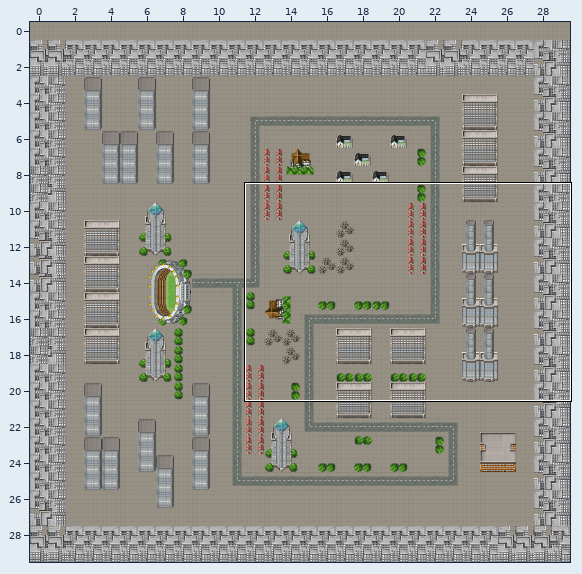
Tiled map: DenverDefenders/android/assets/MazeAssets/UrbanTots2/UrbanTots2.tmx. Above: a wide view before the commit, with the close-up outlined.
Close-up. Before the edit:
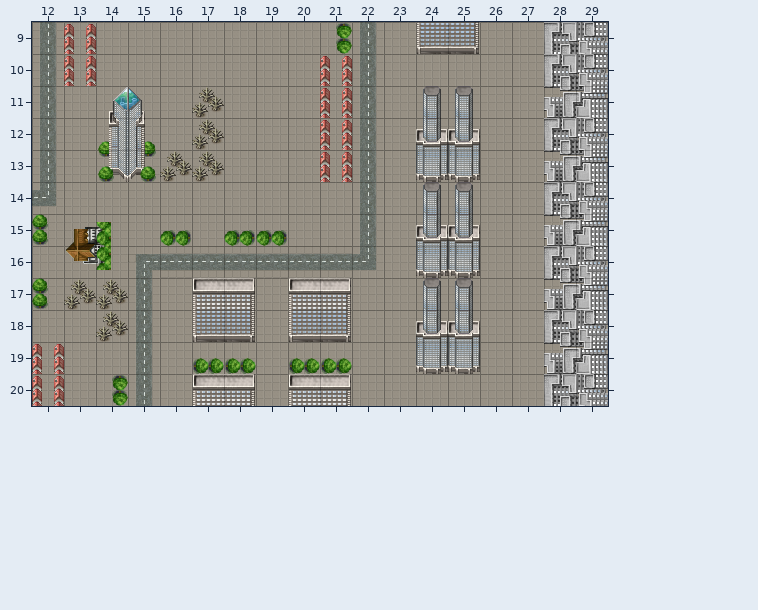
Cells are 32x32 px. Shown: x 12..29, y 9..20. The commit also changed other parts of the map, which this record leaves out.
New version:
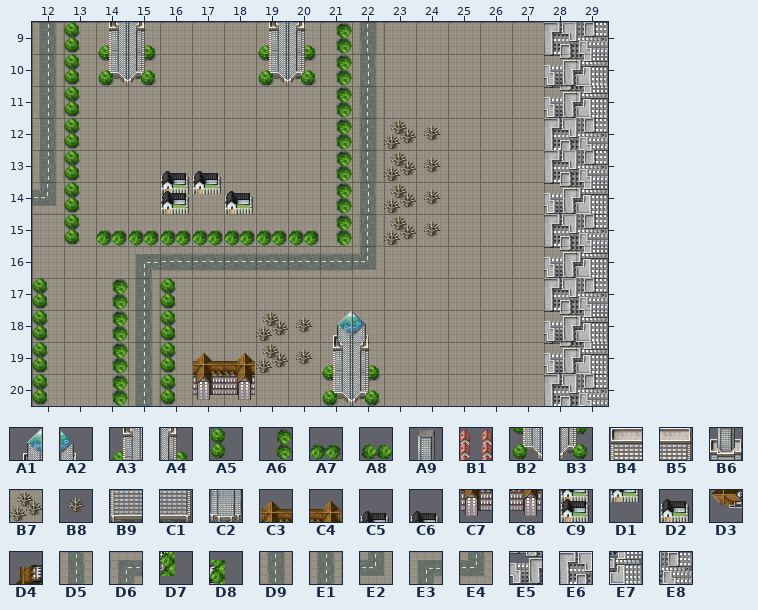
Key: from "CitySet": A1 48, A2 49, A3 64, A4 65, A5 66, A6 66 turned 180, A7 66 turned 270, A8 67 turned 90, A9 70, B1 74, B2 80, B3 81, B4 82, B5 83, B6 86, B7 88, B8 89, B9 98, C1 99, C2 102, C3 115, C4 116, C5 117, C6 118, C7 131, C8 132, C9 133, D1 134, D2 135, D3 184 turned 270, D4 185 turned 270, D5 188, D6 190, D7 200 turned 270, D8 201 turned 270, D9 205 turned 270, E1 205 turned 90, E2 206 turned 270, E3 206 turned 90, E4 207, E5 225 turned 270, E6 226 turned 270, E7 241 turned 270, E8 242 turned 270.
__ is an empty cell.
Tiles of an added or newly shown layer are drawn over the layers below it.
See-through tiles are keyed as they look on the map.
What changed:
Layer "Road":
y 9: x 12..13 D5 B1 -> E1 __; x 22 D5 -> D9; x 24..25 B9 C1 -> __ __
y 10: x 12..13 D5 B1 -> E1 __; x 21 B1 -> __; x 28..29 E6 E8 -> __ __
y 11: x 12 D5 -> E1; x 14..15 A1 A2 -> __ __; x 17 B7 -> __; x 21..22 B1 D5 -> __ D9; x 24..25 A9 A9 -> __ __
y 12: x 14..15 A3 A4 -> __ __; x 17 B7 -> __; x 21..22 B1 D5 -> __ D9; x 24..25 B6 B6 -> __ __
y 13: x 12 D5 -> E1; x 14..17 B2 B3 B7 B7 -> __ __ __ __; x 21..22 B1 D5 -> __ D9; x 24..25 C2 C2 -> __ __; x 28..29 E5 E7 -> __ __
y 14: x 12 E4 -> E2; x 24..25 A9 A9 -> __ __; x 28..29 E6 E8 -> __ __
y 15: x 12..14 A5 D4 D8 -> __ __ __; x 22 D5 -> D9; x 24..25 B6 B6 -> __ __; x 28..29 E5 E7 -> __ __
y 16: x 13..15 D3 D7 D6 -> __ __ E3; x 22 E4 -> E2; x 24..25 C2 C2 -> __ __; x 28..29 E6 E8 -> __ __
y 17: x 13..15 B7 B7 D5 -> __ __ E1; x 17..18 B4 B5 -> __ __; x 20..21 B4 B5 -> __ __; x 24..25 A9 A9 -> __ __; x 28..29 E5 E7 -> __ __
y 18: x 14..15 B7 D5 -> __ E1; x 17..18 B9 C1 -> __ __; x 20..21 B9 C1 -> __ __; x 24..25 B6 B6 -> __ __; x 28..29 E6 E8 -> __ __
y 19: x 12 B1 -> __; x 15 D5 -> E1; x 17..18 A8 A8 -> __ __; x 20..21 A8 A8 -> __ __; x 24..25 C2 C2 -> __ __
y 20: x 12 B1 -> __; x 15 D5 -> E1; x 17..18 B4 B5 -> __ __; x 20..21 B4 B5 -> __ __
Layer "Buildings" (added):
y 9: x 13..15 __ __ __ -> A5 A3 A4; x 19..20 __ __ -> A3 A4
y 10: x 13..15 __ __ __ -> A5 B2 B3; x 19..21 __ __ __ -> B2 B3 A6; x 28..29 __ __ -> E5 E7
y 11: x 13 __ -> A5; x 21 __ -> A6
y 12: x 13 __ -> A5; x 21 __ -> A6; x 23..24 __ __ -> B7 B8
y 13: x 13 __ -> A5; x 16..17 __ __ -> C5 C6; x 21 __ -> A6; x 23..24 __ __ -> B7 B8; x 28..29 __ __ -> E6 E8
y 14: x 13 __ -> A5; x 16..18 __ __ __ -> C9 D1 D2; x 21 __ -> A6; x 23..24 __ __ -> B7 B8; x 28..29 __ __ -> E5 E7
y 15: x 13..15 __ __ __ -> A5 A7 A7; x 17 __ -> A7; x 20..21 __ __ -> A7 A6; x 23..24 __ __ -> B7 B8; x 28..29 __ __ -> E6 E8
y 16: x 28..29 __ __ -> E5 E7
y 17: x 14 __ -> A6; x 16 __ -> A5; x 28..29 __ __ -> E6 E8
y 18: x 12 __ -> A5; x 14 __ -> A6; x 16 __ -> A5; x 19..22 __ __ __ __ -> B7 B8 A1 A2; x 28..29 __ __ -> E5 E7
y 19: x 12 __ -> A5; x 14 __ -> A6; x 16..22 __ __ __ __ __ __ __ -> A5 C3 C4 B7 B8 A3 A4
y 20: x 12 __ -> A5; x 16..18 __ __ __ -> A5 C7 C8; x 21..22 __ __ -> B2 B3
Changed places in both close-ups, as pixel boxes (x1, y1, x2, y2):
changed: (32, 22, 480, 406)
changed: (544, 54, 608, 86)
changed: (544, 150, 608, 342)
